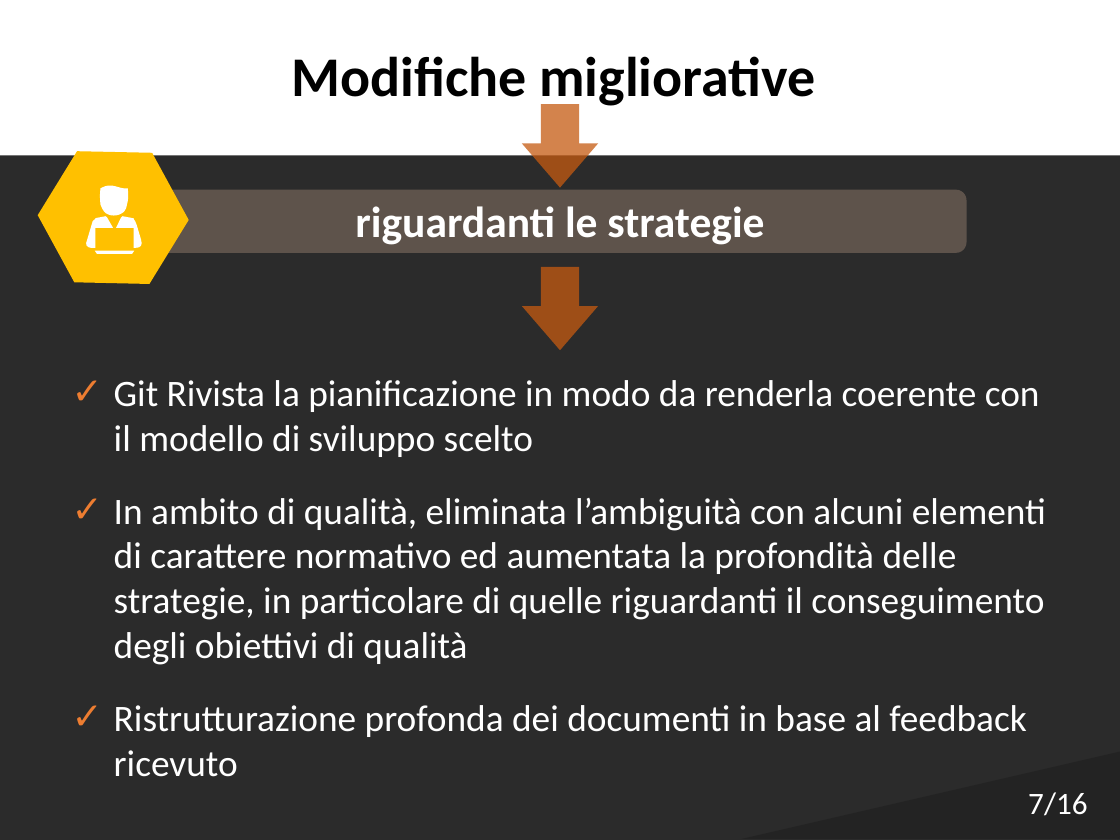
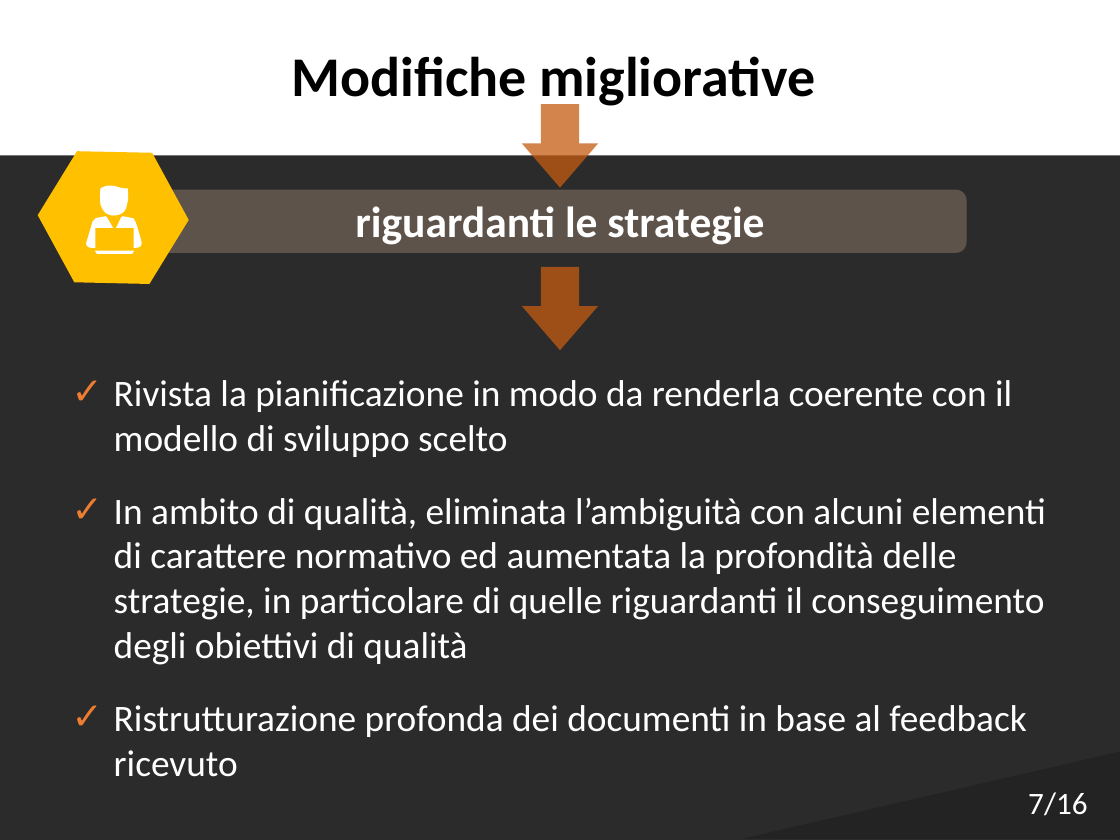
Before and after one commit to Italiaracerx/progettoSWE, a slide deck: slide 7 of Presentazioni/DEF Presentazione RP 19-03-2018.pptx. Drawn at 1120x840 pixels with LibreOffice and Linux fonts; fonts in the diff are those of the drawing; background and template pictures are left out; a plain dark background stands for a picture behind light text. Boxes give left, top, right and bottom in pixels: in the first picture for what was removed or moved away, otherwise in the second. Text is boxed around its words. In the diff, an @@ line names an element or a change of style, - is before the commit and + after.

```diff
--- a/Presentazioni/DEF Presentazione RP 19-03-2018.pptx
+++ b/Presentazioni/DEF Presentazione RP 19-03-2018.pptx
@@ text at (x1=114, y1=380, x2=1012, y2=457): text changed @@
-  ✓ Git Rivista la pianificazione in modo da renderla coerente con il modello di sviluppo scelto
+  ✓ Rivista la pianificazione in modo da renderla coerente con il modello di sviluppo scelto
```
Also in this commit, not shown: 1 other slide changed.
